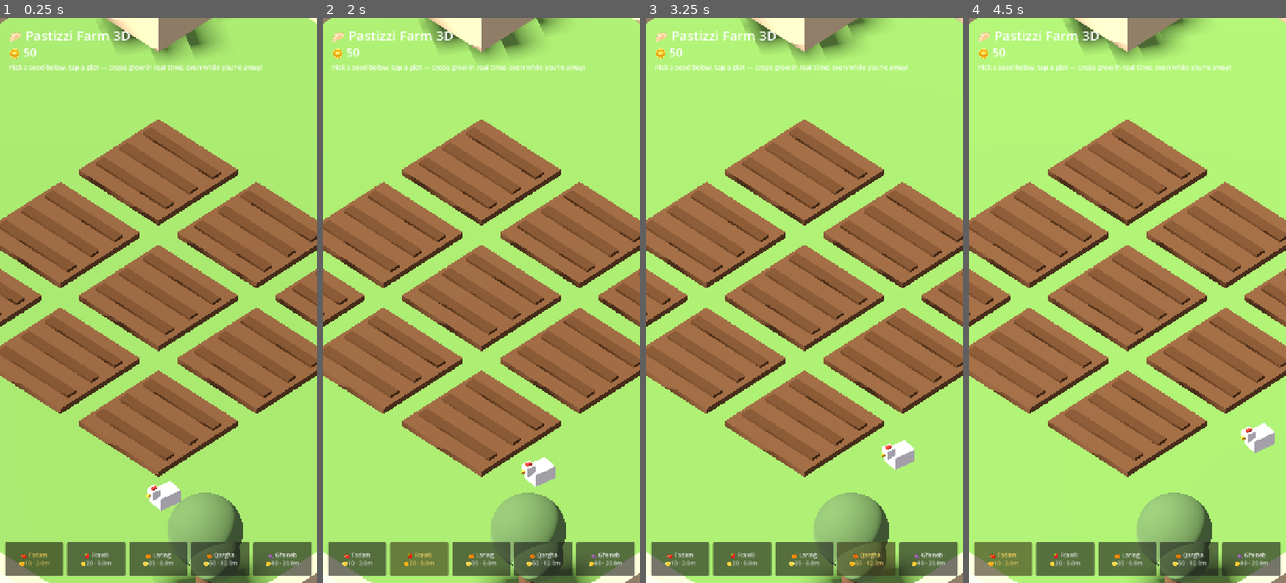
Above: before the commit, frames 1-4 (left to right).
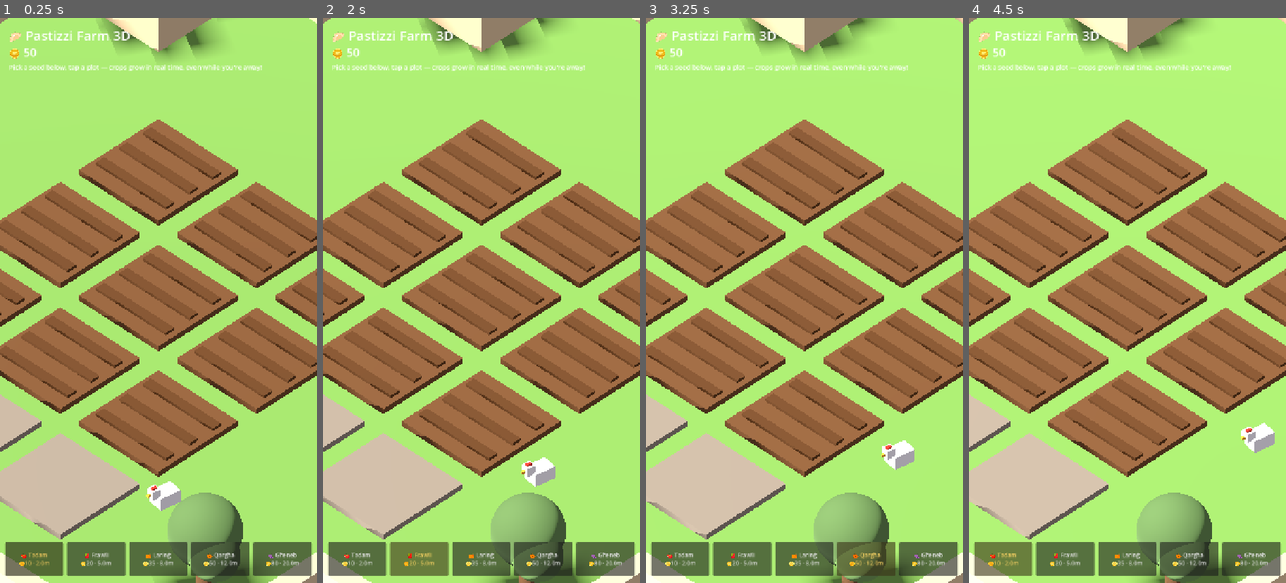
Above: after the commit, the same moments.

Repository: terencecamilleripesci/PastizziFarm3D
Game: Godot game, scene res://farm.tscn
The game is run twice, just before and just after one commit, with the same random seed, the same clock (stepped at 60 frames per second) and the same inputs.
Inputs:
- Up to frame 1 (0.25 s): no input
- Up to frame 2 (2 s): click "🍅 Tadam 🪙10 · 2.0m" at 0.5 s; click "🍓 Frawli 🪙20 · 5.0m" at 1.25 s
- Up to frame 3 (3.25 s): click "🍊 Larinġ 🪙35 · 8.0m" at 2 s; click "🎃 Qargħa 🪙50 · 12.0m" at 2.75 s
- Up to frame 4 (4.5 s): click "🍇 Għeneb 🪙80 · 20.0m" at 3.5 s; click "🍅 Tadam 🪙10 · 2.0m" at 4.25 s

The runs differ from the first frame. In frame 1, 5.8% of the frame differs, in the area x 0-50%, y 59-93%; in frame 2, 5.8%, in the area x 0-52%, y 59-93%; in frame 3, 5.8%; in frame 4, 5.7%.

Commit message:
v0.4: il-moghza goat (drops milk to collect), buyable land row (3 plots at 150/300/600 coins, saved)
Co-Authored-By: Claude Fable 5 <noreply@anthropic.com>
Claude-Session: https://claude.ai/code/session_01Q55X5n8LA6xgNosSpJws7r

Diff:
--- a/source/farm.gd
+++ b/source/farm.gd
@@ -20,6 +20,11 @@
 var chick_target := Vector3.ZERO
 var egg_timer := 0.0
 var eggs: Array = []
+var goat: Node3D
+var goat_target := Vector3.ZERO
+var milk_timer := 0.0
+var milks: Array = []
+var ext := 0                          # extra land bought (0..3)
 var plots: Array = []                 # { body, crop(int idx|-1), node, stem, fruits, planted(unix) }
 var cam: Camera3D
 var sun: DirectionalLight3D
@@ -103,13 +108,16 @@
 	for i in range(3):
 		_box(Vector3(0.8, 1.1, 0.4), Vector3(5.0 + i * 2.2, 0.55, -11.8), Color(0.35, 0.55, 0.25))
 
+const EXT_COSTS := [150, 300, 600]
 func _build_plots() -> void:
-	for r in range(3):
+	for r in range(4):                                             # row 4 = buyable land
 		for c in range(3):
 			var pos := Vector3((c - 1) * 4.2, 0.05, (r - 1) * 4.2)
-			_box(Vector3(3.4, 0.3, 3.4), pos, Color(0.42, 0.28, 0.16))
-			for k in range(3):                                        # tilled ridges
-				_box(Vector3(3.0, 0.1, 0.35), pos + Vector3(0, 0.2, (k - 1) * 1.0), Color(0.36, 0.23, 0.12))
+			var locked := r == 3
+			var soil := _box(Vector3(3.4, 0.3, 3.4), pos, Color(0.55, 0.5, 0.42) if locked else Color(0.42, 0.28, 0.16))
+			if not locked:
+				for k in range(3):                                 # tilled ridges
+					_box(Vector3(3.0, 0.1, 0.35), pos + Vector3(0, 0.2, (k - 1) * 1.0), Color(0.36, 0.23, 0.12))
 			var body := StaticBody3D.new()
 			var shape := CollisionShape3D.new()
 			var bs := BoxShape3D.new()
@@ -119,7 +127,14 @@
 			body.position = pos
 			add_child(body)
 			body.set_meta("plot", plots.size())
-			plots.append({ "body": body, "crop": -1, "node": null, "stem": null, "fruits": [], "planted": 0.0 })
+			plots.append({ "body": body, "soil": soil, "locked": locked, "crop": -1, "node": null, "stem": null, "fruits": [], "planted": 0.0 })
+
+func _unlock_plot(i: int) -> void:
+	var p: Dictionary = plots[i]
+	p.locked = false
+	p.soil.material_override = _mat(Color(0.42, 0.28, 0.16))
+	for k in range(3):
+		_box(Vector3(3.0, 0.1, 0.35), p.body.position + Vector3(0, 0.2, (k - 1) * 1.0), Color(0.36, 0.23, 0.12))
 
 func _build_camera_and_light() -> void:
 	cam = Camera3D.new()
@@ -178,6 +193,7 @@
 		seed_btns.append(b)
 	_pick_seed(0)
 	_build_chicken()
+	_build_goat()
 	_update_coins()
 
 func _pick_seed(i: int) -> void:
@@ -190,7 +206,7 @@
 
 # ---------- save / load (survives closing the game) ----------
 func _save() -> void:
-	var d := { "coins": coins, "plots": [] }
+	var d := { "coins": coins, "ext": ext, "plots": [] }
 	for p in plots:
 		d.plots.append({ "crop": p.crop, "planted": p.planted })
 	var f := FileAccess.open(SAVE_PATH, FileAccess.WRITE)
@@ -207,6 +223,9 @@
 	if d == null:
 		return
 	coins = int(d.get("coins", 0))
+	ext = int(d.get("ext", 0))
+	for e in range(ext):
+		_unlock_plot(9 + e)
 	var saved: Array = d.get("plots", [])
 	for i in range(min(saved.size(), plots.size())):
 		var s: Dictionary = saved[i]
@@ -323,6 +342,14 @@
 	var hit := get_world_3d().direct_space_state.intersect_ray(q)
 	if hit.is_empty():
 		return
+	if hit.collider.has_meta("milk"):
+		coins += 15
+		_update_coins()
+		milks.erase(hit.collider)
+		hit.collider.queue_free()
+		hint_label.text = "🥛 +15 coins!"
+		_save()
+		return
 	if hit.collider.has_meta("egg"):
 		coins += 8
 		_update_coins()
@@ -335,6 +362,21 @@
 		return
 	var i: int = hit.collider.get_meta("plot")
 	var p: Dictionary = plots[i]
+	if p.locked:
+		if i - 9 != ext:
+			hint_label.text = "Buy the land plots in order — next one costs 🪙%d" % EXT_COSTS[ext]
+			return
+		var cost: int = EXT_COSTS[ext]
+		if coins < cost:
+			hint_label.text = "That land costs 🪙%d — keep farming!" % cost
+			return
+		coins -= cost
+		ext += 1
+		_unlock_plot(i)
+		_update_coins()
+		hint_label.text = "🌾 New land! The għalqa grows."
+		_save()
+		return
 	if p.crop < 0:
 		_plant(i)
 	elif _growth(p) >= 1.0:
@@ -377,6 +419,43 @@
 		eggs.append(body)
 		hint_label.text = "🥚 It-tiġieġa laid an egg — tap it!"
 
+# ---------- il-mogħża: the goat, drops milk ----------
+func _build_goat() -> void:
+	goat = Node3D.new()
+	add_child(goat)
+	_box(Vector3(0.7, 0.6, 1.1), Vector3(0, 0.65, 0), Color(0.82, 0.8, 0.75), goat)
+	_box(Vector3(0.4, 0.4, 0.45), Vector3(0, 1.05, 0.6), Color(0.82, 0.8, 0.75), goat)
+	_box(Vector3(0.08, 0.25, 0.08), Vector3(-0.14, 1.35, 0.55), Color(0.4, 0.35, 0.3), goat)
+	_box(Vector3(0.08, 0.25, 0.08), Vector3(0.14, 1.35, 0.55), Color(0.4, 0.35, 0.3), goat)
+	for lx in [-0.22, 0.22]:
+		for lz in [-0.4, 0.4]:
+			_box(Vector3(0.12, 0.5, 0.12), Vector3(lx, 0.25, lz), Color(0.7, 0.68, 0.62), goat)
+	goat.position = Vector3(-7, 0, 5)
+	goat_target = goat.position
+
+func _goat_process(delta: float) -> void:
+	if goat.position.distance_to(goat_target) < 0.3:
+		goat_target = Vector3(randf_range(-11, 11), 0, randf_range(-11, 11))
+	else:
+		var dir := (goat_target - goat.position).normalized()
+		goat.position += dir * delta * 0.8
+		goat.look_at(goat.position + dir)
+	milk_timer += delta
+	if milk_timer >= 75.0 and milks.size() < 2:
+		milk_timer = 0.0
+		var body := StaticBody3D.new()
+		var shape := CollisionShape3D.new()
+		var bs := SphereShape3D.new()
+		bs.radius = 0.6
+		shape.shape = bs
+		body.add_child(shape)
+		body.position = goat.position + Vector3(0, 0.3, -0.6)
+		body.set_meta("milk", true)
+		add_child(body)
+		_cyl(0.16, 0.2, 0.45, Vector3(0, 0, 0), Color(0.92, 0.94, 0.97), body)
+		milks.append(body)
+		hint_label.text = "🥛 Il-mogħża left milk — tap it!"
+
 # ---------- live growth + day/night ----------
 func _process(delta: float) -> void:
 	for p in plots:
@@ -392,6 +471,7 @@
 				for fr in p.fruits:
 					fr.scale = Vector3(bob, bob, bob)
 	_chicken_process(delta)
+	_goat_process(delta)
 	# gentle day/night cycle
 	day_t += delta
 	var a := day_t * TAU / DAY_SECONDS
Not shown, changed: index.html
Not shown, changed: index.pck
